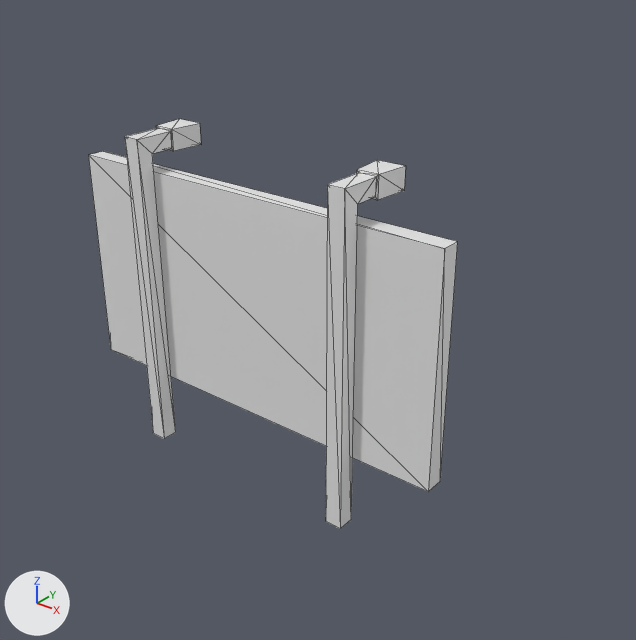
A saved change to the OBJ model res/mesh/mesh_Billboard.obj.
Camera for both pictures: a 50 mm lens placed at (26.3, -23.8, 18.5), pointed at (2.2, 6.2, -0.1). Lighting does not change. The marker at lower left points along +X, +Y and +Z. Mesh edges are drawn as thin lines. Where no turn or scale is listed for an object, it has been applied to the vertices. Vertices at the same position are counted once.

In view in the first picture: 'mesh_Billboard'.
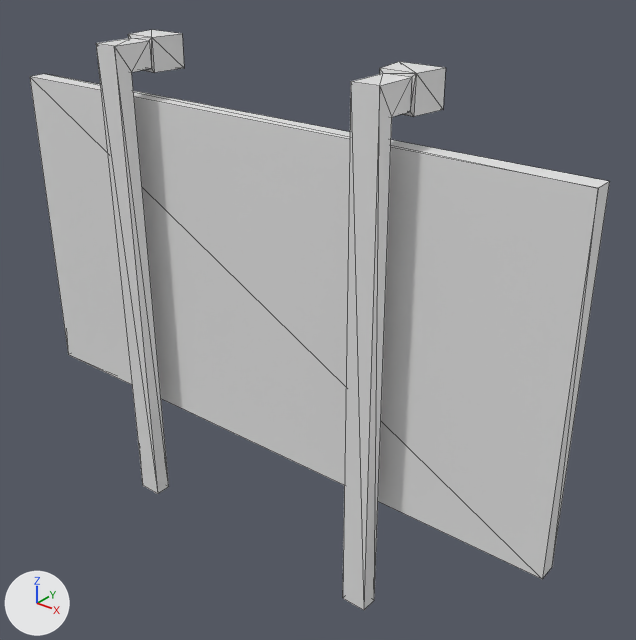
Where the change shows, as pixel boxes (x1, y1, x2, y2) in the pictures (636 x 640 px; the box of a moved part takes in the faces that stretch with it):
```json
{"object": "mesh_Billboard", "change": "reshaped", "before": [89, 119, 458, 529], "after": [30, 30, 610, 610], "on screen": "57% wider, 41% taller"}
{"part": 1, "of": "me_mesh_billboard", "change": "moved or reshaped", "before": [89, 151, 458, 492], "after": [30, 74, 610, 579]}
{"part": 2, "of": "me_mesh_billboard", "change": "moved or reshaped", "before": [326, 160, 406, 529], "after": [343, 62, 446, 610]}
{"part": 3, "of": "me_mesh_billboard", "change": "moved or reshaped", "before": [125, 119, 201, 439], "after": [96, 30, 184, 494]}
```

The change, as JSON lines over the scene's bpy script:
```json
{"block": "me_mesh_billboard", "where": "me_mesh_billboard.from_pydata(...)  # 48 vertices, 80 faces; spans x -10.6..10.6, y 2.6..6.4, z -8.3..8.3"}
{"block": "me_mesh_billboard", "where": "# used by ob_mesh_billboard; location = (0.0, 0.0, 0.0)"}
{"block": "me_mesh_billboard", "change": "me_mesh_billboard part 1: the loose piece of 8 vertices spanning x -10.6..10.6, y 3.5..4.4, z -4.8..6.5 is scaled about its middle by (1.5, 1, 1.5), then moved by (0.0, 0.7, 0.4)"}
{"block": "me_mesh_billboard", "change": "me_mesh_billboard part 2: the loose piece of 20 vertices spanning x 5.3..6.8, y 2.6..6.4, z -8.3..8.3 is scaled about its middle by (1.5, 1, 1.5), then moved by (1.3, 0.0, 0.0)"}
{"block": "me_mesh_billboard", "change": "me_mesh_billboard part 3: the loose piece of 20 vertices spanning x -6.8..-5.3, y 2.6..6.4, z -8.3..8.3 is scaled about its middle by (1.5, 1, 1.5), then moved by (-1.2, 0.0, 0.0)"}
```
